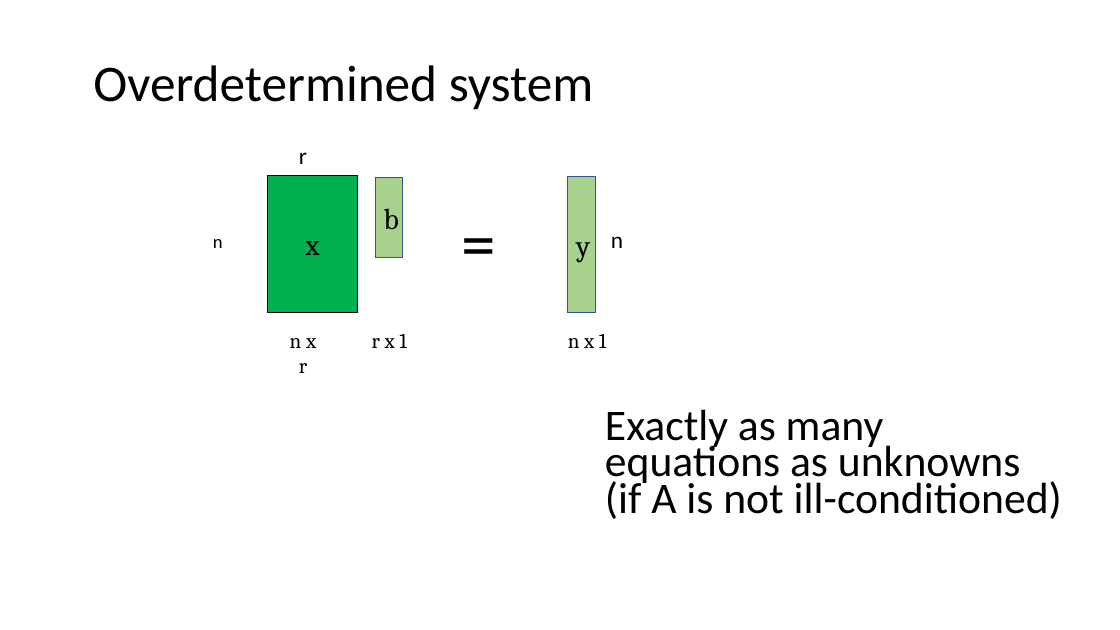
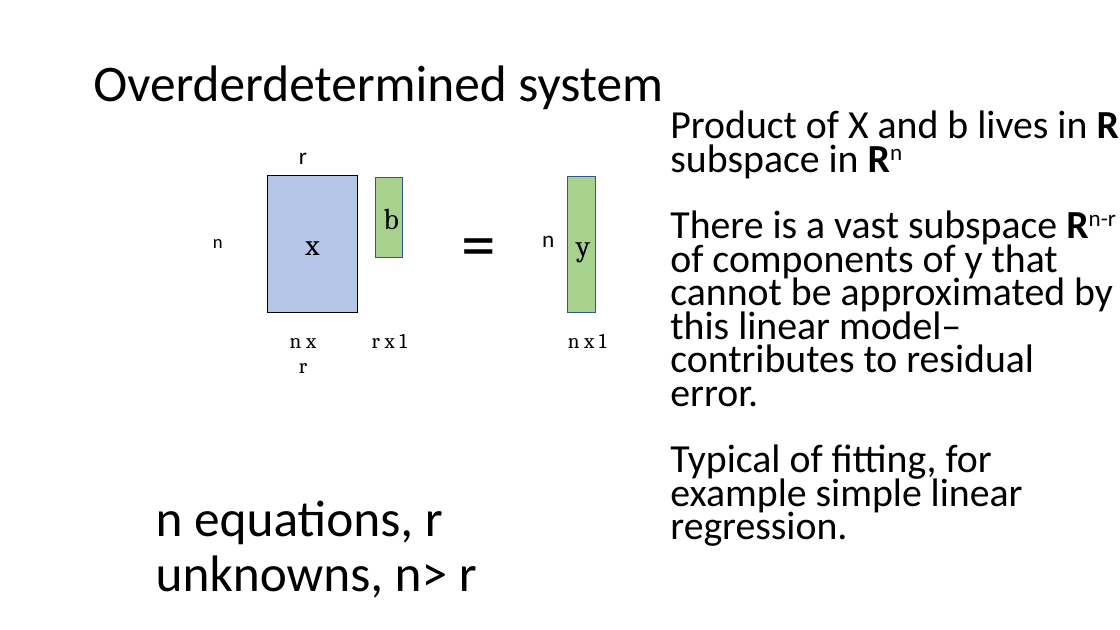
Before and after one commit to wltrimbl/uchicago-data221, a slide deck: slide 7 of slides/LINALG-SCRAPS.pptx (slide 4 before the commit). Drawn at 1120x630 pixels with LibreOffice and Linux fonts; fonts in the diff are those of the drawing. Boxes give left, top, right and bottom in pixels: in the first picture for what was removed or moved away, otherwise in the second. Text is boxed around its words. In the diff, an @@ line names an element or a change of style, - is before the commit and + after.

```diff
--- a/slides/LINALG-SCRAPS.pptx
+++ b/slides/LINALG-SCRAPS.pptx
@@ title at [93,65,663,110]: text changed @@
-Overdetermined system
+Overderdetermined system
@@ text at [670,110,1116,546]: text changed; size 37.4 to 34.1 pt @@
-Exactly as many equations as unknowns (if A is not ill-conditioned)
+Product of X and b lives in Rr subspace in Rn
+There is a vast subspace Rn-r of components of y that cannot be approximated by this linear model–contributes to residual error.
+Typical of fitting, for example simple linear regression.
@@ rectangle "x" at [267,176,357,313]: fill #00B050 to #B4C7E7 @@
@@ text "n": place and size @@
-text "n" at [611,236,623,248]
+text "n" at [542,235,554,247]
@@ text added at [156,500,477,598], 44 pt, text #000000 @@
+n equations, r unknowns, n> r
```
Also in this commit, not shown: 3 other slides changed, 6 slides added, 1 slide removed, 48 other files.
